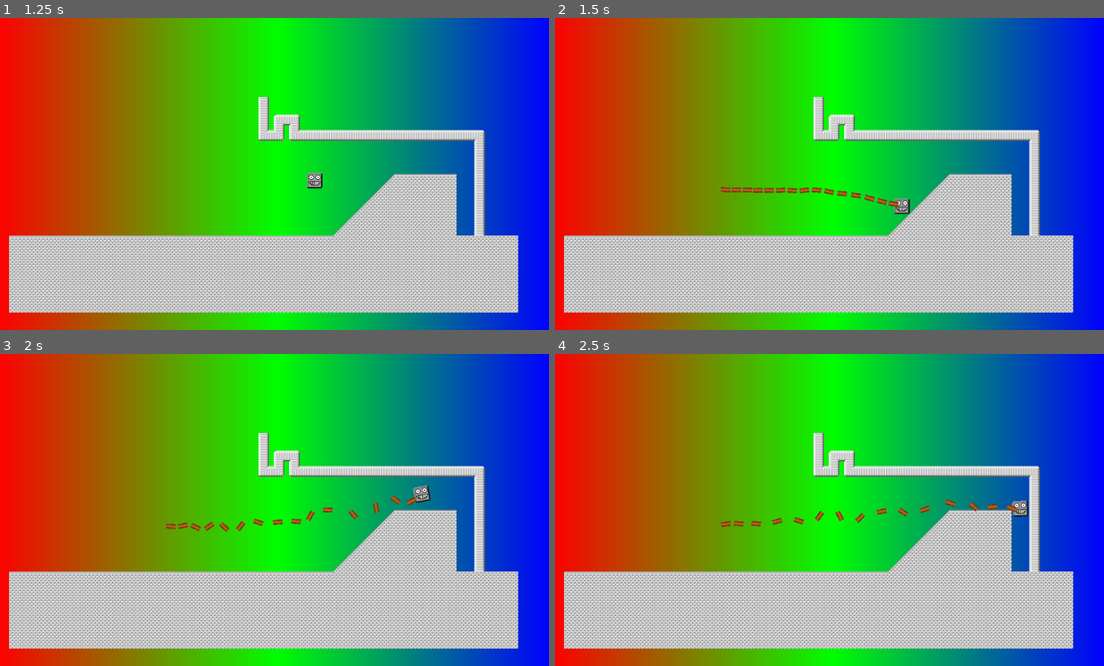
Above: before the commit, frames 1-4 (two rows, left to right).
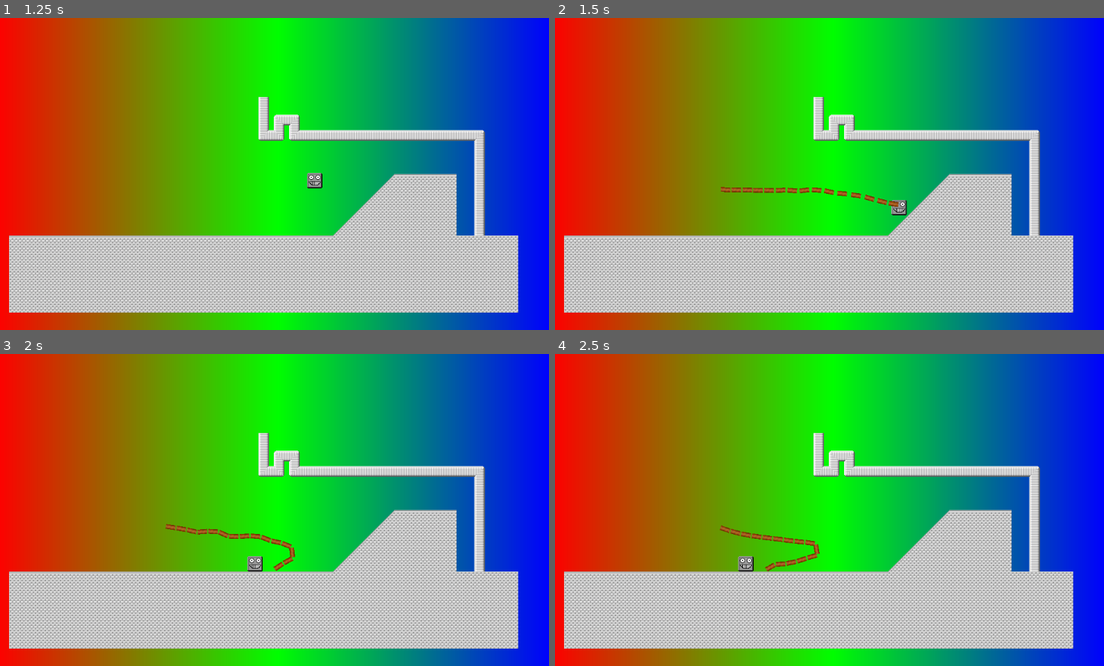
Above: after the commit, the same moments.

Repository: DedFishy/gmtk2025
Game: Godot game, scene res://common.tscn
Two runs of this game, one before a commit and one after it. Both use one fixed random seed, a clock stepped at 60 frames per second and the inputs below.
Inputs (mouse positions are in pixels of both pictures, inside the frame that each line leads up to):
- Up to frame 1 (1.25 s): move the mouse to (395, 158) at 0.52 s; hold D (right) from 0.53 s (still down); right-click (395, 158) at 0.6 s; tap W (jump) at 0.77 s
- Up to frame 2 (1.5 s): keep holding D (right); move the mouse to (714, 189) at 1.27 s; click (714, 189) at 1.35 s
- Up to frame 3 (2 s): keep holding D (right); tap W (jump) at 1.52 s
- Up to frame 4 (2.5 s): move the mouse to (884, 441) at 2.02 s; release D (right) at 2.03 s; hold A (left) from 2.03 s (still down); hold S (crouch) from 2.03 s (still down)

Frame 1 is identical in both runs. In frame 2, 0.1% of the frame differs, in the area x 61-65%, y 57-64%; in frame 3, 1.1%; in frame 4, 1.2%, in the area x 30-87%, y 46-70%.

Commit message:
Rope stuff

Diff:
--- a/Scripts/PlayerController.gd
+++ b/Scripts/PlayerController.gd
@@ -43,12 +43,12 @@
 
 	if GrappleHookGen.hookExists():
 		var averageSegmentDistence = GrappleHookGen.getAverageDistenceBetweenSegments()
-		var forceDir = GrappleHookGen.getEndPointPose().normalized() * -1
+		var forceDir = GrappleHookGen.getEndPointPose().normalized() * 1
 		if(averageSegmentDistence < 25):
 			forceDir *= 0
 		else:
 			forceDir *= averageSegmentDistence
-		velocity += Vector2(5, 5) * -forceDir * delta
+		velocity += Vector2(1000, 1000) * forceDir * delta
 
 	move_and_slide()
 
